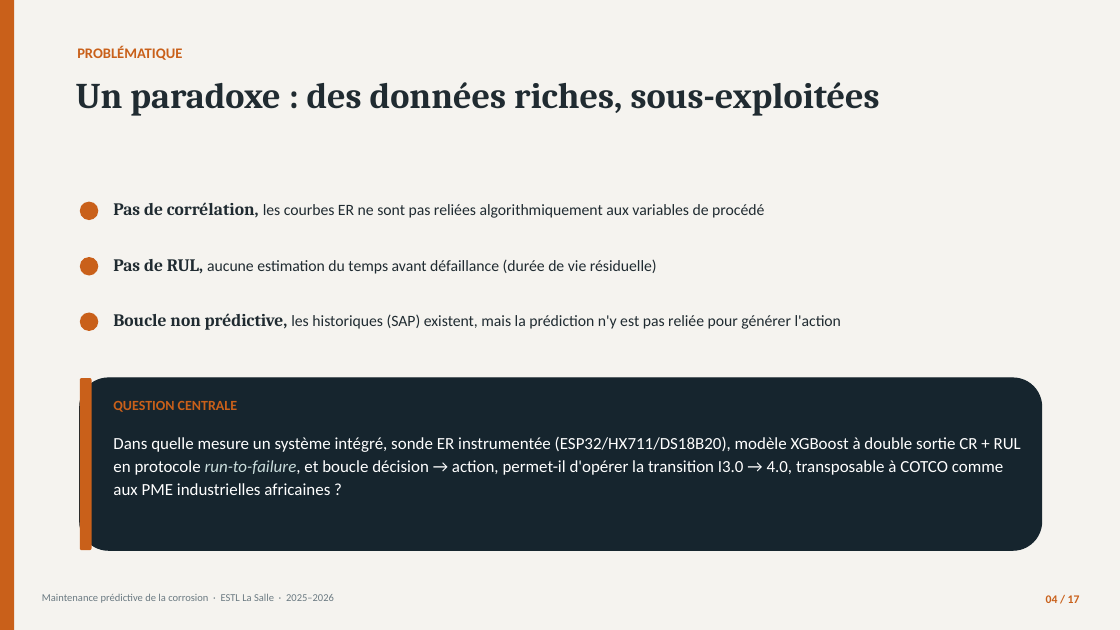
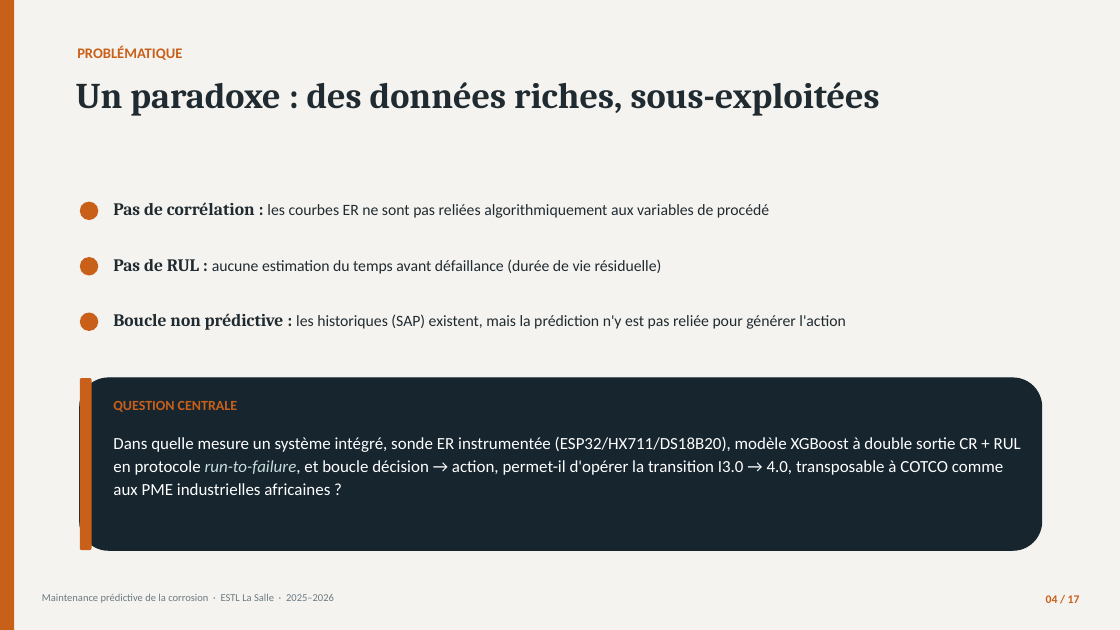
Before and after one commit to londola13/predictive-maintenance-corrosion, a slide deck: slide 4 of soutenance/Soutenance_Corrosion_BATOUMBI.pptx. Drawn at 1120x630 pixels with LibreOffice and Linux fonts; fonts in the diff are those of the drawing. Boxes give left, top, right and bottom in pixels: in the first picture for what was removed or moved away, otherwise in the second. Text is boxed around its words. In the diff, an @@ line names an element or a change of style, - is before the commit and + after.

```diff
--- a/soutenance/Soutenance_Corrosion_BATOUMBI.pptx
+++ b/soutenance/Soutenance_Corrosion_BATOUMBI.pptx
@@ text at (113,202,769,218): text changed @@
-Pas de corrélation, les courbes ER ne sont pas reliées algorithmiquement aux variables de procédé
+Pas de corrélation : les courbes ER ne sont pas reliées algorithmiquement aux variables de procédé
@@ text at (113,259,662,274): text changed @@
-Pas de RUL, aucune estimation du temps avant défaillance (durée de vie résiduelle)
+Pas de RUL : aucune estimation du temps avant défaillance (durée de vie résiduelle)
@@ text at (113,313,845,330): text changed @@
-Boucle non prédictive, les historiques (SAP) existent, mais la prédiction n'y est pas reliée pour générer l'action
+Boucle non prédictive : les historiques (SAP) existent, mais la prédiction n'y est pas reliée pour générer l'action
```
Also in this commit, not shown: 8 other slides changed, 1 other file.
